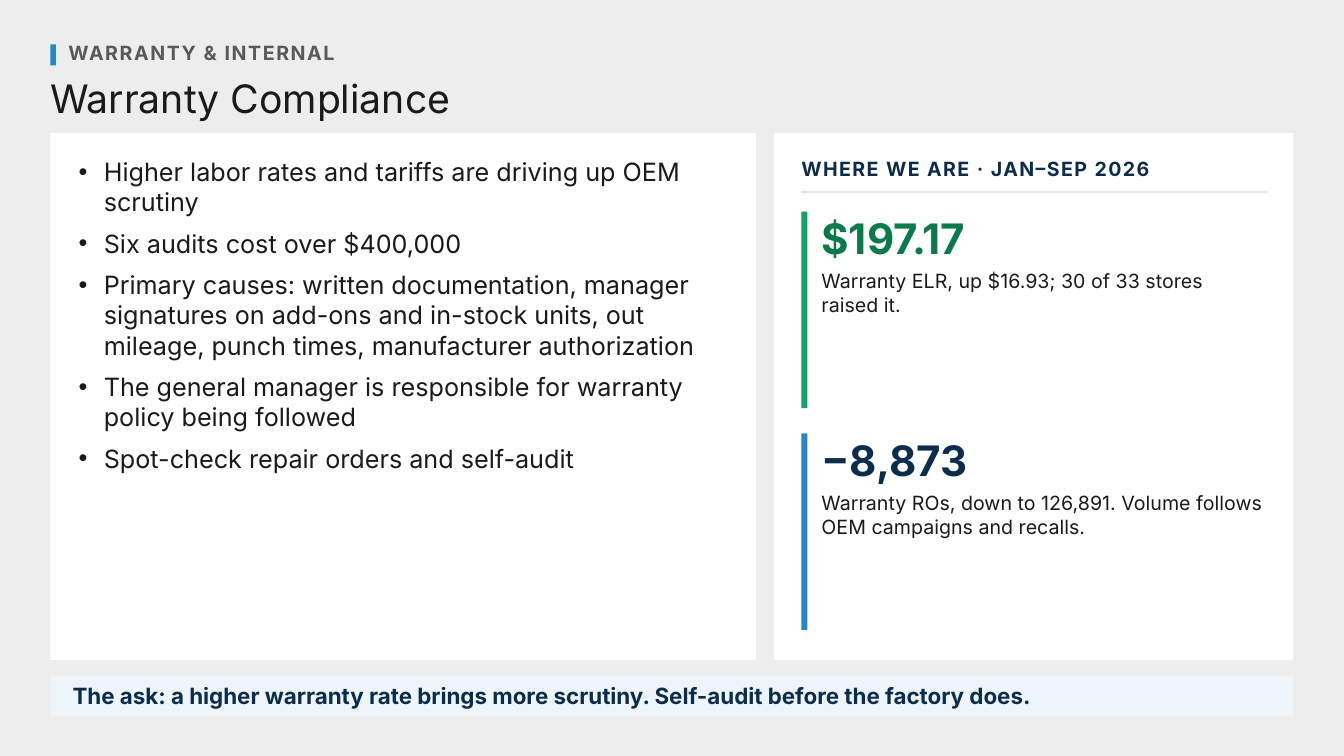
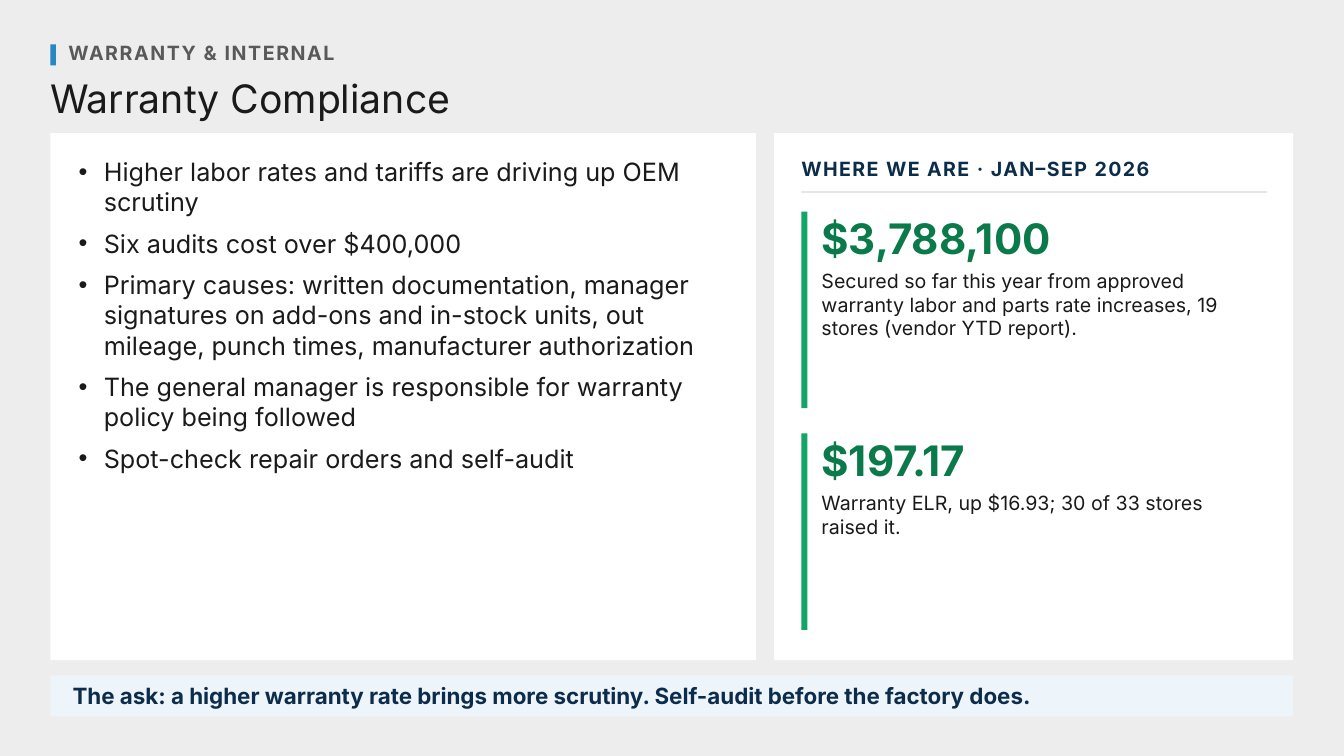
Before and after one commit to Ndresner/Noah, a slide deck: slide 105 of day2-deck/decks/Fixed Ops - Day 2 Example Test Deck.pptx. Drawn at 1344x756 pixels with LibreOffice and Linux fonts; fonts in the diff are those of the drawing. Boxes give left, top, right and bottom in pixels: in the first picture for what was removed or moved away, otherwise in the second. Text is boxed around its words. In the diff, an @@ line names an element or a change of style, - is before the commit and + after.

```diff
--- a/day2-deck/decks/Fixed Ops - Day 2 Example Test Deck.pptx
+++ b/day2-deck/decks/Fixed Ops - Day 2 Example Test Deck.pptx
@@ text at (821, 219, 1050, 262): text changed @@
-$197.17
+$3,788,100
@@ text at (821, 273, 1217, 339): text changed @@
-Warranty ELR, up $16.93; 30 of 33 stores raised it.
+Secured so far this year from approved warranty labor and parts rate increases, 19 stores (vendor YTD report).
@@ rectangle at (802, 434, 808, 630): fill #2587C5 to #12A566 @@
@@ text at (821, 441, 965, 480): text changed; text colour #0B2C4A to #0B7A4A @@
-−8,873
+$197.17
@@ text at (821, 493, 1202, 535): text changed @@
-Warranty ROs, down to 126,891. Volume follows OEM campaigns and recalls.
+Warranty ELR, up $16.93; 30 of 33 stores raised it.
```
Also in this commit, not shown: 3 other slides changed, 1 slide added, 10 other files.
